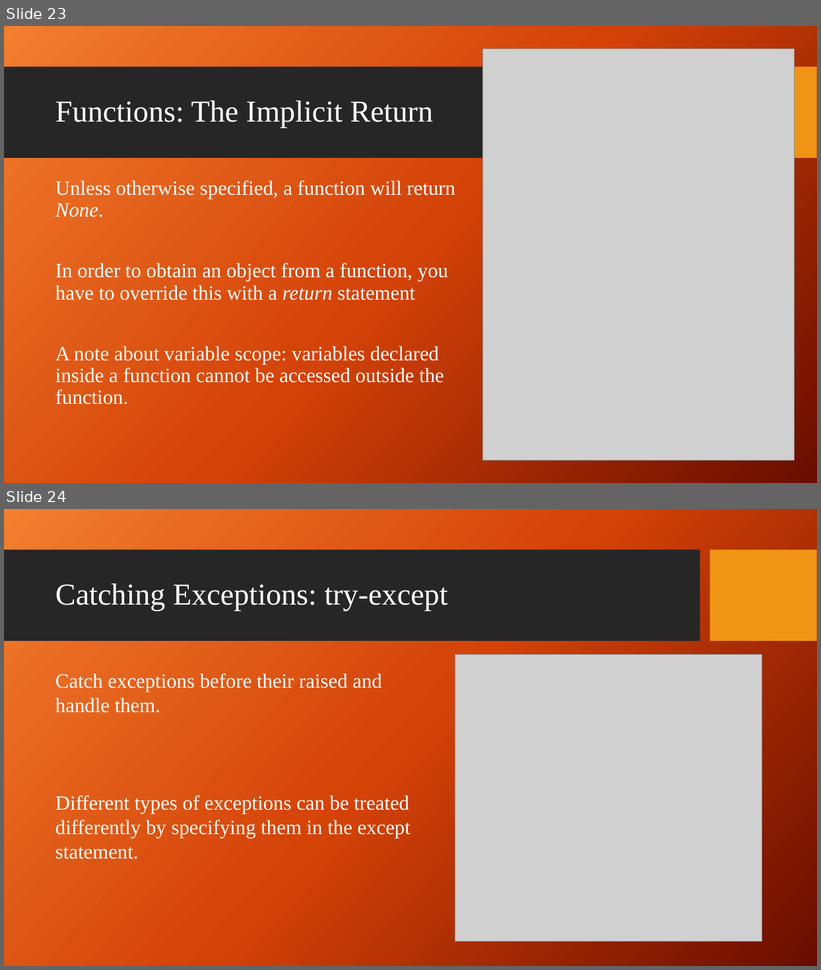
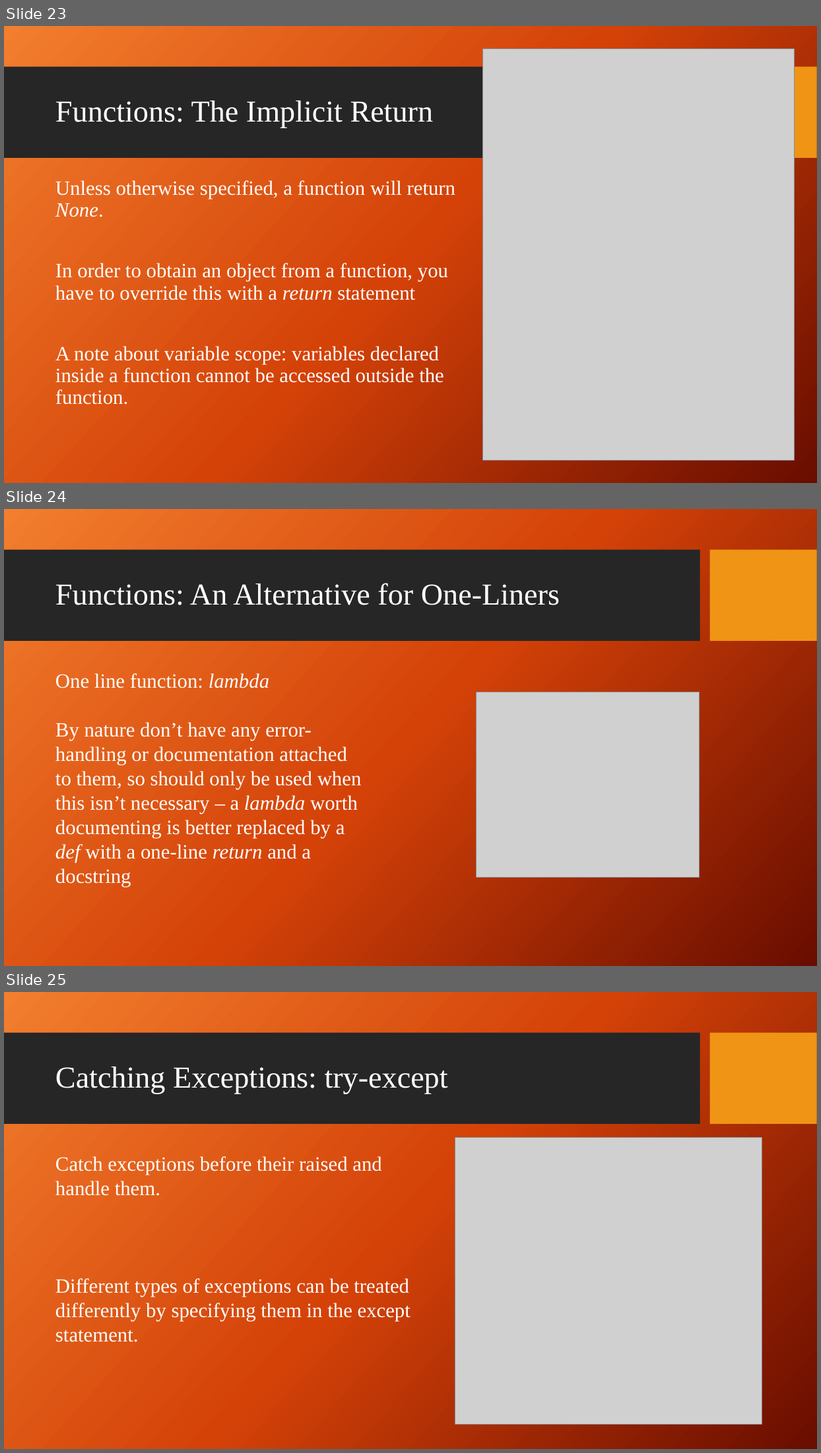
Before and after one commit to giganano/PythonBootcamp, a slide deck: slides/review.pptx. Shown one above the other, each under a label of ours: slides 23 and 24 before the commit, slides 23, 24 and 25 after it. The pictures are 821x970 and 821x1453 pixels, drawn with LibreOffice and Linux fonts; fonts in the diff are those of the drawing; grey boxes stand for pictures; background and template pictures are left out. Boxes give left, top, right and bottom in pixels: in the first picture for what was removed or moved away, otherwise in the second. Text is boxed around its words. In the diff, an @@ line names an element or a change of style, - is before the commit and + after.

```diff
--- a/slides/review.pptx
+++ b/slides/review.pptx
@@ slide 24 added at (4, 509, 817, 966), background picture (left out); not listed: 2 template elements that a slide beside it also shows @@
@@ title added at (55, 583, 560, 605), 36 pt, text #FFFFFF @@
+Functions: An Alternative for One-Liners
@@ text added at (55, 673, 362, 887), 24 pt, text #FFFFFF @@
+One line function: lambda
+By nature don’t have any error-handling or documentation attached to them, so should only be used when this isn’t necessary – a lambda worth documenting is better replaced by a def with a one-line return and a docstring
@@ picture added at (476, 692, 700, 877) @@
@@ what was slide 24 is now slide 25 @@
```
Also in this commit, not shown: 2 other files.
